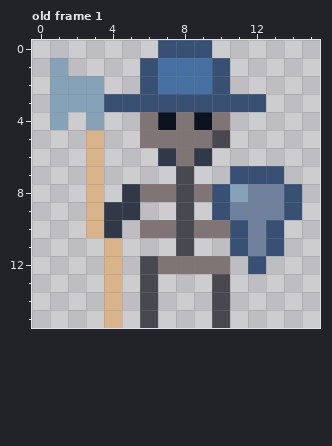
Two versions of one pixel-art file, resources/sprites/skeleton_basic.aseprite. Above, as it was before the edit.
16x16 pixels, 1 frame. Shown: old frame 1. The commit also changed other frames, which this record leaves out.
The same view after the edit:
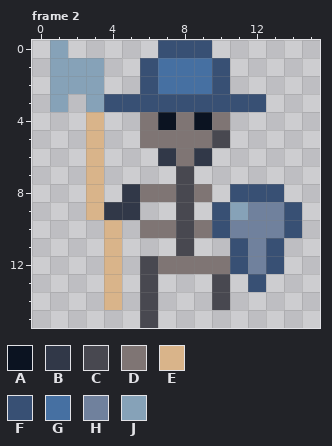
Palette (. is transparent): A #0b1321  B #313848  C #484850  D #7f7574  E #d9b48a  F #385074  G #4670a2  H #70819d  J #86a2b8
A new or re-ordered frame is compared with the old frame closest to it.
Diff:
frames 1 -> 4
--- frame 2 is new; against old frame 1
@@ x 0..15 @@
- 0 .......FFF......
- 1 .J....FGGGF.....
+ 0 .J.....FFF......
+ 1 .JJJ..FGGGF.....
  2 .JJJ..FGGGF.....
- 3 .JJJFFFFFFFFF...
- 4 .J.J..DADAD.....
+ 3 .J.JFFFFFFFFF...
+ 4 ...E..DADAD.....
  5 ...E..DDDDC.....
  6 ...E...BDB......
- 7 ...E....C..FFF..
- 8 ...E.BDDCDFJHHF.
- 9 ...EBB..C.FHHHF.
-10 ...EB.DDCDDFHF..
+ 7 ...E....C.......
+ 8 ...E.BDDCD.FFF..
+ 9 ...EBB..C.FJHHF.
+10 ....E.DDCDFHHHF.
 11 ....E...C..FHF..
-12 ....E.CDDDD.F...
-13 ....E.C...C.....
+12 ....E.CDDDDFHF..
+13 ....E.C...C.F...
 14 ....E.C...C.....
-15 ....E.C...C.....
+15 ......C.........
Pixel boxes of the changes (left, top, right, bottom) in both pictures:
changed: (50, 40, 104, 130)
changed: (212, 166, 302, 328)
changed: (86, 220, 122, 238)
erased: (104, 310, 122, 328)
